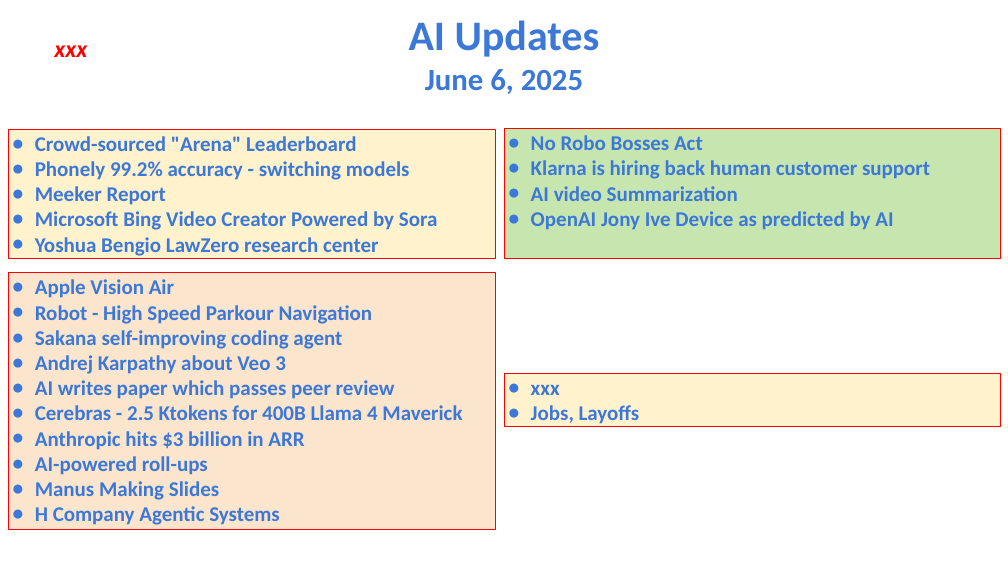
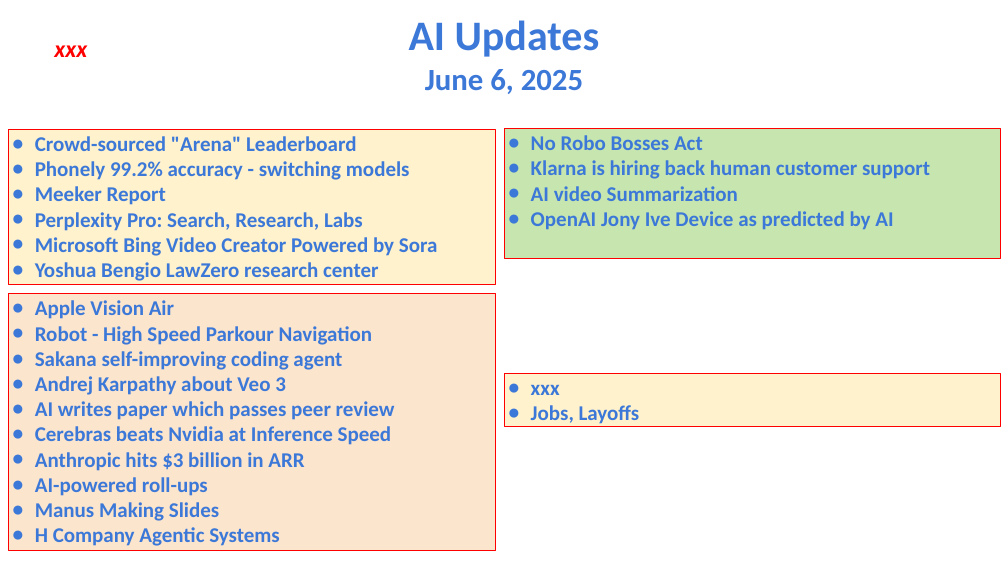
Before and after one commit to lselector/seminar, a slide deck: slide 1 of 2025/2025-06-06-AI-Updates.pptx. Drawn at 1008x567 pixels with LibreOffice and Linux fonts; fonts in the diff are those of the drawing. Boxes give left, top, right and bottom in pixels: in the first picture for what was removed or moved away, otherwise in the second. Text is boxed around its words. In the diff, an @@ line names an element or a change of style, - is before the commit and + after.

```diff
--- a/2025/2025-06-06-AI-Updates.pptx
+++ b/2025/2025-06-06-AI-Updates.pptx
@@ rectangle "Crowd-sourced "Arena" Leaderboard": place and size @@
-rectangle "Crowd-sourced "Arena" Leaderboard" at bbox=[9, 129, 496, 258]
+rectangle "Crowd-sourced "Arena" Leaderboard" at bbox=[9, 129, 496, 284]
@@ text in rectangle at bbox=[35, 212, 363, 231]: paragraph added @@
+● Perplexity Pro: Search, Research, Labs
@@ rectangle "Apple Vision Air": place and size @@
-rectangle "Apple Vision Air" at bbox=[9, 273, 496, 530]
+rectangle "Apple Vision Air" at bbox=[9, 294, 496, 551]
@@ text in rectangle at bbox=[35, 426, 392, 445]: text changed @@
-● Cerebras - 2.5 Ktokens for 400B Llama 4 Maverick
+● Cerebras beats Nvidia at Inference Speed
```
Also in this commit, not shown: 2 other slides changed, 1 slide added.
